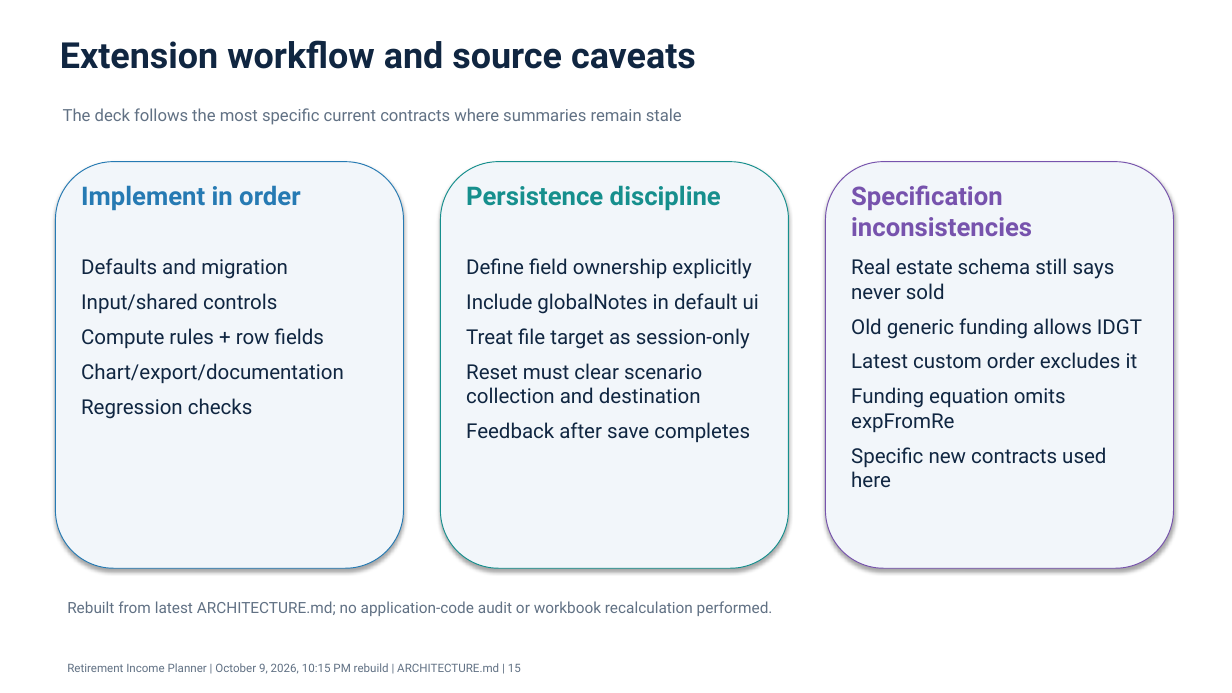
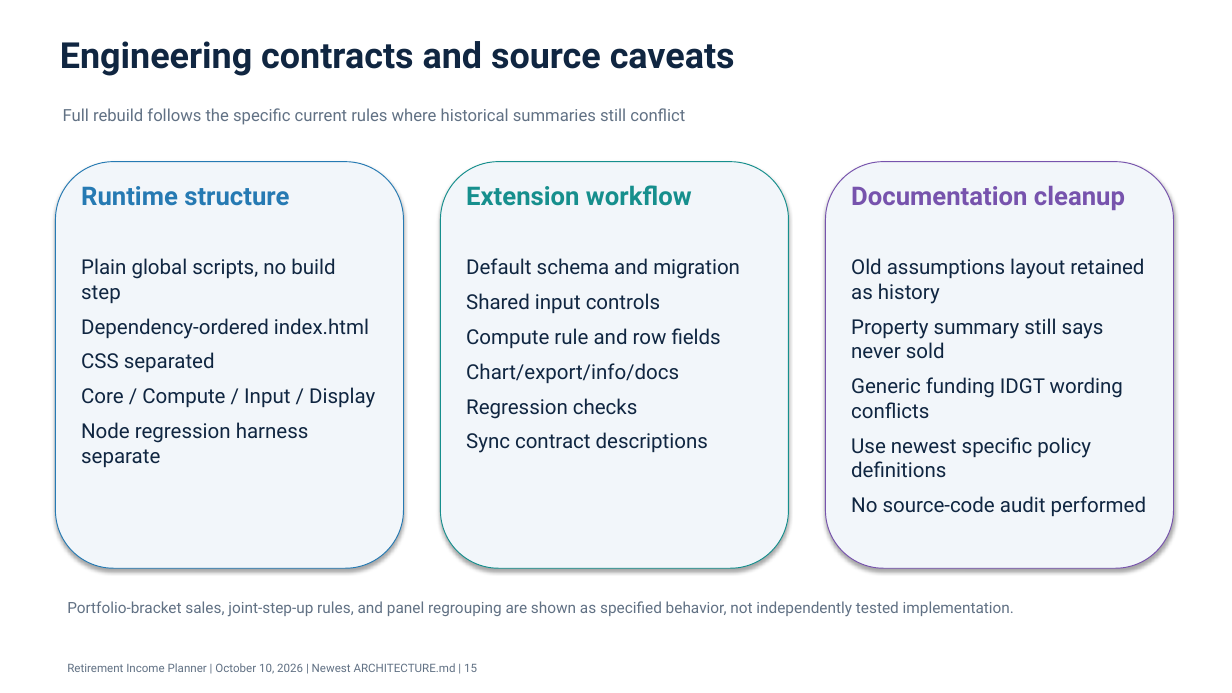
Before and after one commit to howardc64/retirefin, a slide deck: slide 15 of docs/retirement_income_planner_architecture.pptx. Drawn at 1232x693 pixels with LibreOffice and Linux fonts; fonts in the diff are those of the drawing. Boxes give left, top, right and bottom in pixels: in the first picture for what was removed or moved away, otherwise in the second. Text is boxed around its words. In the diff, an @@ line names an element or a change of style, - is before the commit and + after.

```diff
--- a/docs/retirement_income_planner_architecture.pptx
+++ b/docs/retirement_income_planner_architecture.pptx
@@ text at bbox=[60, 41, 735, 76]: text changed @@
-Extension workflow and source caveats
+Engineering contracts and source caveats
@@ text at bbox=[63, 108, 685, 125]: text changed @@
-The deck follows the most specific current contracts where summaries remain stale
+Full rebuild follows the specific current rules where historical summaries still conflict
@@ text at bbox=[81, 186, 289, 206]: text changed @@
-Implement in order
+Runtime structure
@@ text at bbox=[466, 185, 692, 206]: text changed @@
-Persistence discipline
+Extension workflow
@@ text at bbox=[851, 185, 1125, 210]: text changed @@
-Specification inconsistencies
+Documentation cleanup
@@ text at bbox=[81, 258, 375, 467]: text changed @@
-Defaults and migration
-Input/shared controls
-Compute rules + row fields
-Chart/export/documentation
-Regression checks
+Plain global scripts, no build step
+Dependency-ordered index.html
+CSS separated
+Core / Compute / Input / Display
+Node regression harness separate
@@ text at bbox=[466, 258, 740, 453]: text changed @@
-Define field ownership explicitly
-Include globalNotes in default ui
-Treat file target as session-only
-Reset must clear scenario collection and destination
-Feedback after save completes
+Default schema and migration
+Shared input controls
+Compute rule and row fields
+Chart/export/info/docs
+Regression checks
+Sync contract descriptions
@@ text at bbox=[851, 258, 1146, 516]: text changed @@
-Real estate schema still says never sold
-Old generic funding allows IDGT
-Latest custom order excludes it
-Funding equation omits expFromRe
-Specific new contracts used here
+Old assumptions layout retained as history
+Property summary still says never sold
+Generic funding IDGT wording conflicts
+Use newest specific policy definitions
+No source-code audit performed
@@ text at bbox=[67, 601, 1014, 616]: text changed @@
-Rebuilt from latest ARCHITECTURE.md; no application-code audit or workbook recalculation performed.
+Portfolio-bracket sales, joint-step-up rules, and panel regrouping are shown as specified behavior, not independently tested implementation.
@@ text at bbox=[67, 663, 477, 674]: text changed @@
-Retirement Income Planner | October 9, 2026, 10:15 PM rebuild | ARCHITECTURE.md | 15
+Retirement Income Planner | October 10, 2026 | Newest ARCHITECTURE.md | 15
```
Also in this commit, not shown: 7 other slides changed, 7 slides added, 7 slides removed, 9 other files.
